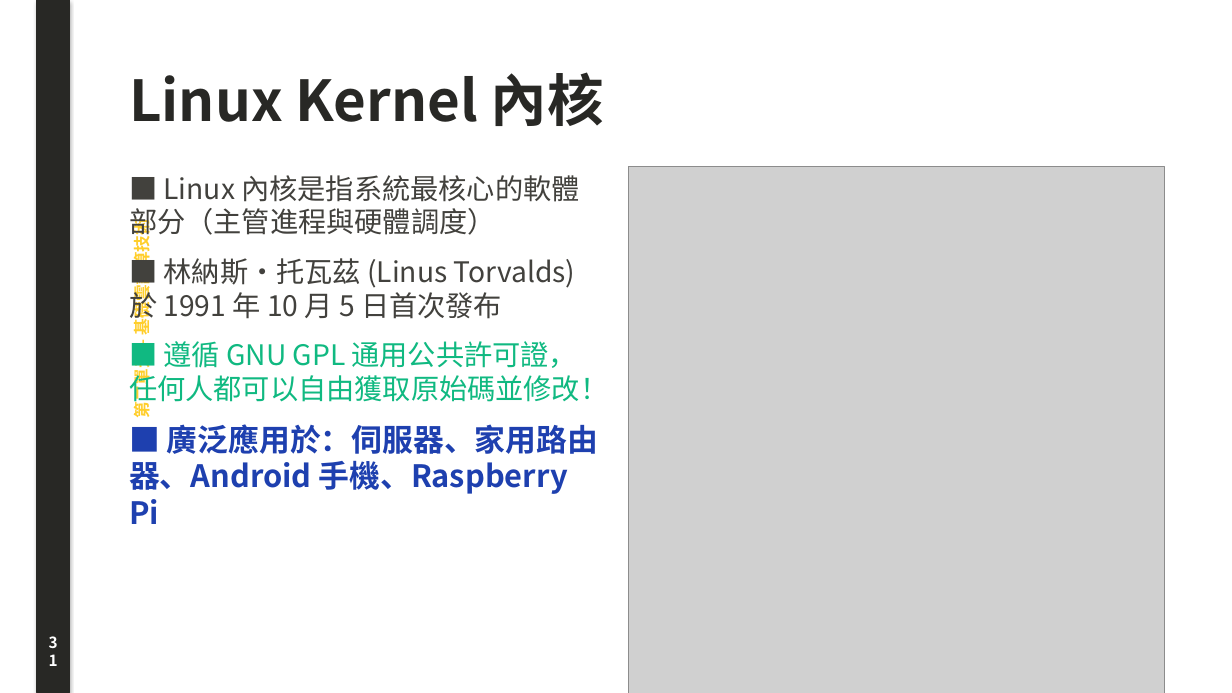
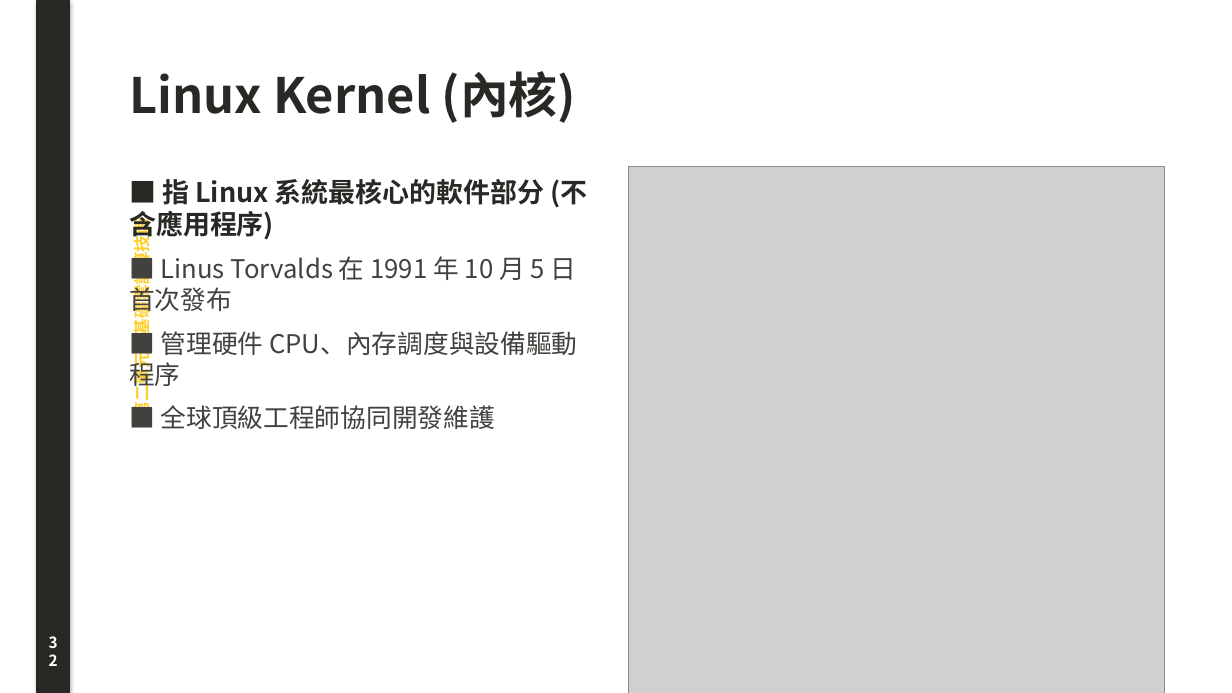
Before and after one commit to joe-ging/seed-cloud-curriculum, a slide deck: slide 32 of downloads/Deck01_Cloud_Foundations_Lecture_Note.pptx (slide 31 before the commit). Drawn at 1232x693 pixels with LibreOffice and Linux fonts; fonts in the diff are those of the drawing; grey boxes stand for pictures. Boxes give left, top, right and bottom in pixels: in the first picture for what was removed or moved away, otherwise in the second. Text is boxed around its words. In the diff, an @@ line names an element or a change of style, - is before the commit and + after.

```diff
--- a/downloads/Deck01_Cloud_Foundations_Lecture_Note.pptx
+++ b/downloads/Deck01_Cloud_Foundations_Lecture_Note.pptx
@@ text at box(129, 71, 576, 123): text changed; size 44 to 38 pt @@
-Linux Kernel 內核
+Linux Kernel (內核)
@@ text at box(129, 179, 587, 429): text changed; size 22 to 20 pt @@
-■ Linux 內核是指系統最核心的軟體部分（主管進程與硬體調度）
-■ 林納斯·托瓦茲 (Linus Torvalds) 於 1991 年 10 月 5 日首次發布
-■ 遵循 GNU GPL 通用公共許可證，任何人都可以自由獲取原始碼並修改！
-■ 廣泛應用於：伺服器、家用路由器、Android 手機、Raspberry Pi
+■ 指 Linux 系統最核心的軟件部分 (不含應用程序)
+■ Linus Torvalds 在 1991 年 10 月 5 日首次發布
+■ 管理硬件 CPU、內存調度與設備驅動程序
+■ 全球頂級工程師協同開發維護
@@ text at box(37, 628, 69, 665): text changed @@
-31
+32
```
Also in this commit, not shown: 23 other slides changed, 16 slides added, 16 slides removed, 42 other files.
